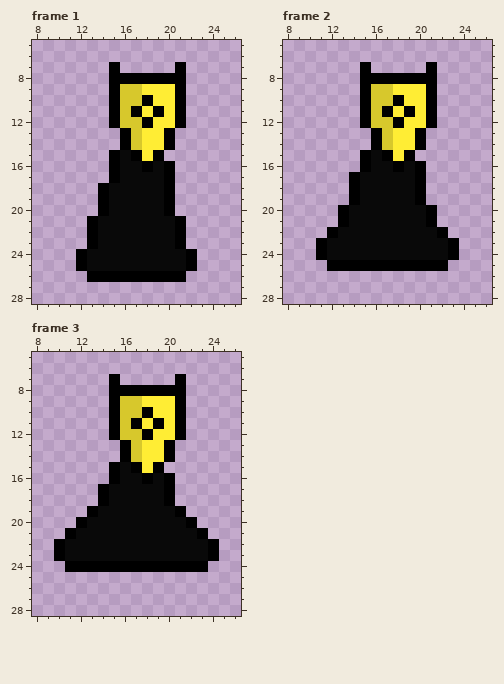
One commit to this pixel-art file: Archivos Aseprite/Jugador/Player Right/PlayerFalling_Right.aseprite. That is the earlier state.
32x32 pixels, 3 frames. Colours within 5 levels of each other are drawn and written as one. Shown: frame 1: x 8..26, y 5..28; frame 2: x 8..26, y 5..28; frame 3: x 8..26, y 5..28.
The same view after the edit:
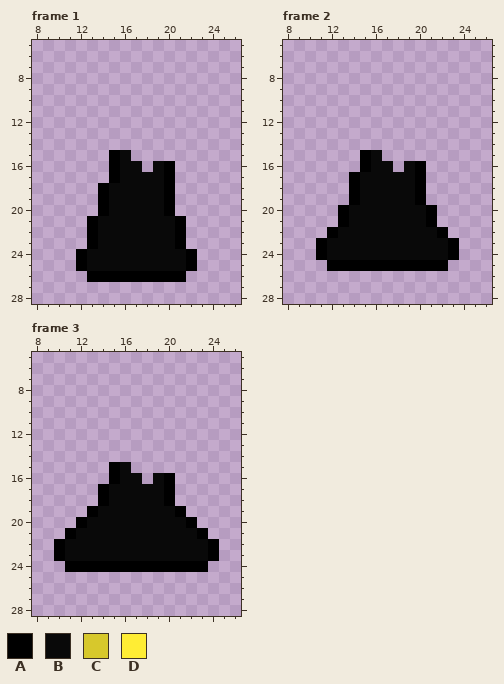
Palette (. is transparent): A #000000  B #090909  C #d7c82c  D #ffed34
Diff:
Frame 1, layers "Layer 2", "Layer 1":
Colour A is gone in row 7 at x 15 and 21; in row 8 at x 15 to 21; in row 9 at x 15 and 21; in row 10 at x 15, 18 and 21; in row 11 at x 15, 17, 19 and 21; in row 12 at x 15, 18 and 21.
Colour A is gone in rows 13 to 14 at x 16 and 20; in row 15 at x 17 and 19; in row 16 at x 18.
Colour C is gone in rows 9 to 10 at x 16 to 17; in row 11 at x 16; in row 12 at x 16 to 17; in rows 13 to 14 at x 17.
Colour D is gone in row 9 at x 18 to 20; in row 10 at x 19 to 20; in row 11 at x 18 and 20; in row 12 at x 19 to 20; in rows 13 to 14 at x 18 to 19; in row 15 at x 18.
Frame 2, layers "Layer 2", "Layer 1": the same change as frame 1
Frame 3, layers "Layer 2", "Layer 1": the same change as frame 1
Pixel boxes of the changes (left, top, right, bottom) in both pictures:
erased: (109, 62, 186, 172)
erased: (360, 62, 437, 172)
erased: (109, 374, 186, 484)
